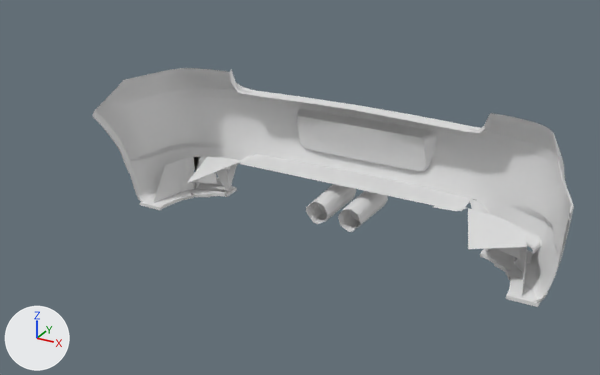
Before and after pictures for a commit that changed the glTF model public/parts/wendtStrom_rearBumper_trackBase.glb.
One viewpoint serves both versions: a 50 mm lens placed at (1.187, -0.634, 1.544), pointed at (-0.032, 1.583, 0.435). The lights are fixed; the arrows at lower left show +X, +Y and +Z. The picture after the commit comes second. Where no turn or scale is listed for an object, it has been applied to the vertices. Vertices at exactly the same position are counted once.

Objects in the first picture: 'rearBumper_trackBase'.
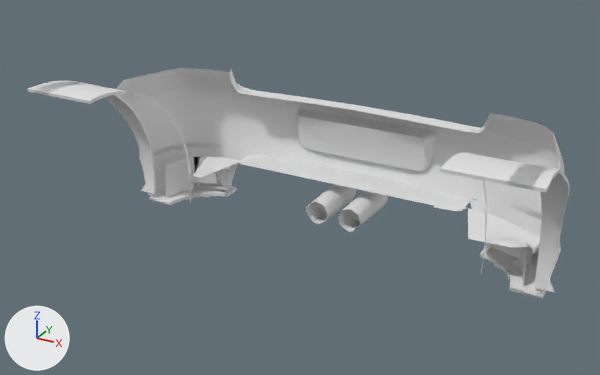
Where the newer file only moved an object's origin or applied its transform, the numbers keep the older frame.

Location of each change, (x1, y1, x2, y2) in pixels of the pictures (600 x 375 px; the box of a moved part takes in the faces that stretch with it):
```json
{"object": "rearBumper_trackBase", "change": "reshaped", "before": [92, 68, 574, 307], "after": [27, 68, 569, 299], "on screen": "12% wider"}
{"part": 1, "of": "me_wendtstrom_rearbumper_trackbase", "change": "added", "after": [508, 164, 569, 292]}
{"part": 2, "of": "me_wendtstrom_rearbumper_trackbase", "change": "added", "after": [27, 81, 156, 194]}
{"part": 3, "of": "me_wendtstrom_rearbumper_trackbase", "change": "added", "after": [36, 81, 126, 104]}
{"part": 4, "of": "me_wendtstrom_rearbumper_trackbase", "change": "added", "after": [440, 152, 549, 190]}
{"part": 5, "of": "me_wendtstrom_rearbumper_trackbase", "change": "added", "after": [466, 152, 487, 274]}
{"part": 6, "of": "me_wendtstrom_rearbumper_trackbase", "change": "added", "after": [133, 92, 192, 203]}
{"part": 7, "of": "me_wendtstrom_rearbumper_trackbase", "change": "moved or reshaped", "before": [468, 180, 574, 307], "after": [468, 168, 566, 299]}
{"part": 8, "of": "me_wendtstrom_rearbumper_trackbase", "change": "moved or reshaped", "before": [92, 90, 237, 210], "after": [106, 92, 244, 205]}
```

Edits to the scene script, one JSON object a line:
```json
{"block": "me_wendtstrom_rearbumper_trackbase", "where": "# used by ob_rearbumper_trackbase; location = (0.0, 1.764, 0.445)"}
{"op": "remove", "block": "me_wendtstrom_rearbumper_trackbase", "code": "me_wendtstrom_rearbumper_trackbase.from_pydata(...)  # 1233 vertices, 2234 faces; spans x -0.85..0.85, y -0.26..0.26, z -0.26..0.26"}
{"op": "add", "block": "me_wendtstrom_rearbumper_trackbase", "code": "me_wendtstrom_rearbumper_trackbase.from_pydata(...)  # 1552 vertices, 2656 faces; spans x -0.83..0.83, y -0.55..0.26, z -0.26..0.31"}
{"block": "me_wendtstrom_rearbumper_trackbase", "change": "me_wendtstrom_rearbumper_trackbase part 1: a new loose piece of 100 vertices spanning x 0.74..0.83, y -0.55..-0.06, z -0.23..0.31, in mat_black (white #e7e7e7)"}
{"block": "me_wendtstrom_rearbumper_trackbase", "change": "me_wendtstrom_rearbumper_trackbase part 2: a new loose piece of 100 vertices spanning x -0.83..-0.74, y -0.55..-0.06, z -0.23..0.31, in mat_black (white #e7e7e7)"}
{"block": "me_wendtstrom_rearbumper_trackbase", "change": "me_wendtstrom_rearbumper_trackbase part 3: a new loose piece of 62 vertices spanning x -0.82..-0.57, y -0.55..-0.06, z -0.23..0.31, in mat_black (white #e7e7e7)"}
{"block": "me_wendtstrom_rearbumper_trackbase", "change": "me_wendtstrom_rearbumper_trackbase part 4: a new loose piece of 62 vertices spanning x 0.57..0.82, y -0.55..-0.06, z -0.23..0.31, in mat_black (white #e7e7e7)"}
{"block": "me_wendtstrom_rearbumper_trackbase", "change": "me_wendtstrom_rearbumper_trackbase part 5: a new loose piece of 38 vertices spanning x 0.57, y -0.35..-0.06, z -0.23..0.28, in mat_black (white #e7e7e7)"}
{"block": "me_wendtstrom_rearbumper_trackbase", "change": "me_wendtstrom_rearbumper_trackbase part 6: a new loose piece of 38 vertices spanning x -0.57, y -0.35..-0.06, z -0.23..0.28, in mat_black (white #e7e7e7)"}
{"block": "me_wendtstrom_rearbumper_trackbase", "change": "me_wendtstrom_rearbumper_trackbase part 7: 16 vertices moved from x 0.51..0.84, y -0.24..0.17, z -0.26..0.15 to x 0.51..0.81, y -0.21..0.17, z -0.26..0.19; 90 vertices removed from x 0.54..0.85, y -0.26..0.14, z -0.26..0.15; 50 vertices added at x 0.48..0.82, y -0.21..0.14, z -0.26..0.19"}
{"block": "me_wendtstrom_rearbumper_trackbase", "change": "me_wendtstrom_rearbumper_trackbase part 8: 15 vertices moved within x -0.82..-0.52, y -0.21..0.17, z -0.25..0.18; 86 vertices removed from x -0.85..-0.54, y -0.26..-0.02, z -0.26..0.16; 45 vertices added at x -0.82..-0.48, y -0.21..0.11, z -0.26..0.19"}
```
